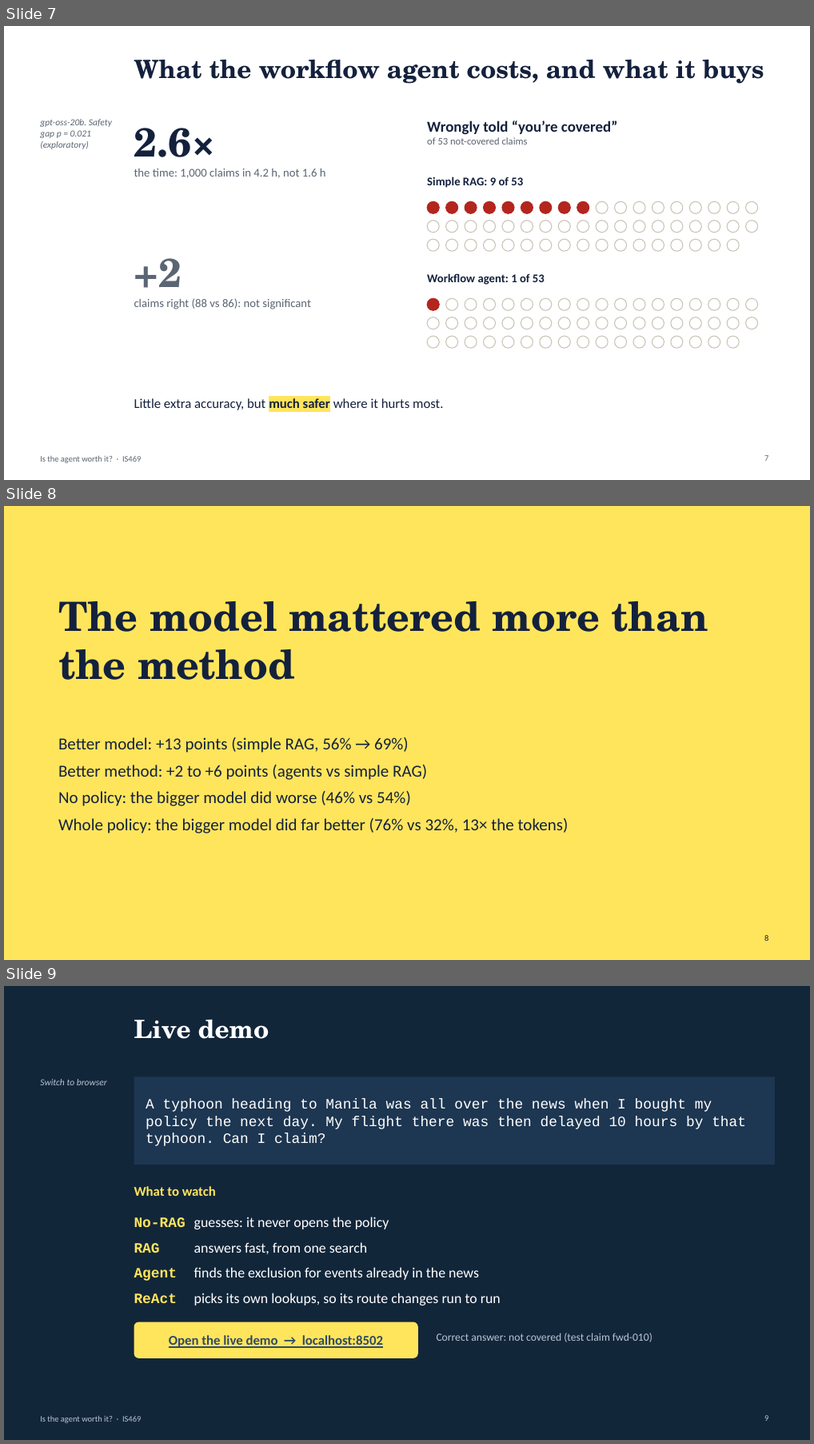
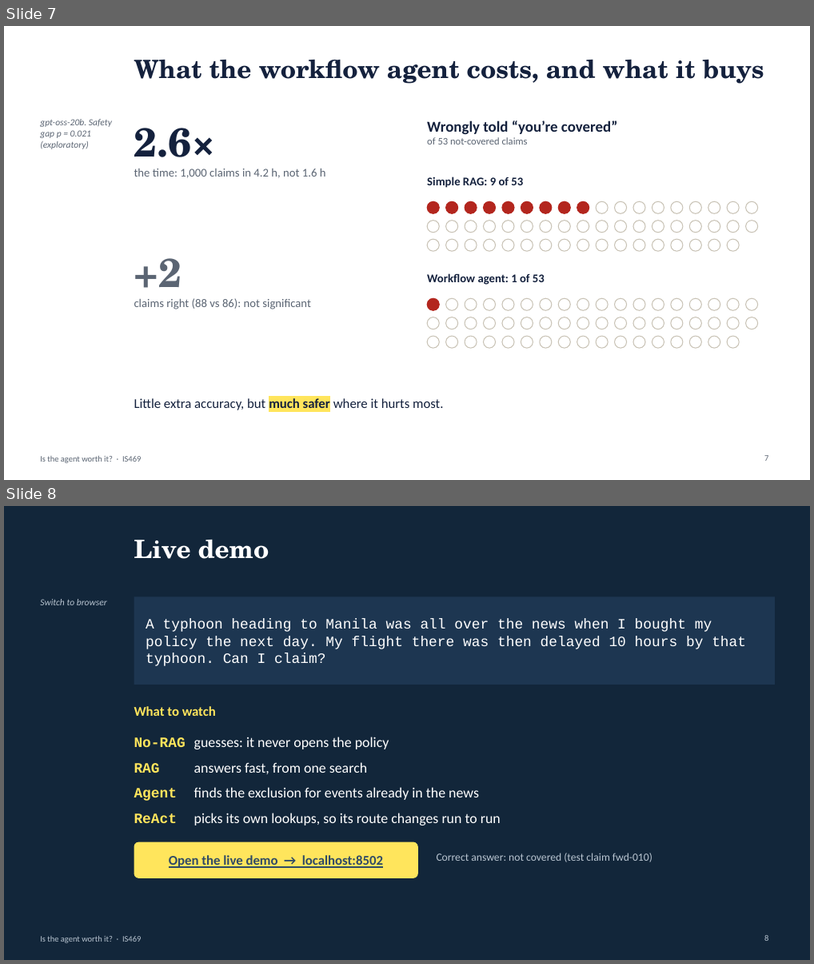
Before and after one commit to yezhan58-oss/insurance_policy_checker-rag, a slide deck: docs/IS469_presentation.pptx. Shown one above the other, each under a label of ours: slides 7, 8 and 9 before the commit, slides 7 and 8 after it. The pictures are 814x1444 and 814x964 pixels, drawn with LibreOffice and Linux fonts; fonts in the diff are those of the drawing. Boxes give left, top, right and bottom in pixels: in the first picture for what was removed or moved away, otherwise in the second. Text is boxed around its words. In the diff, an @@ line names an element or a change of style, - is before the commit and + after.

```diff
--- a/docs/IS469_presentation.pptx
+++ b/docs/IS469_presentation.pptx
@@ slide 8 removed at <box>4,506,810,960</box>, background #FFE55C @@
@@ text removed at <box>58,601,709,680</box> @@
-The model mattered more than the method
@@ text removed at <box>58,737,569,833</box> @@
-Better model: +13 points (simple RAG, 56% → 69%)
-Better method: +2 to +6 points (agents vs simple RAG)
-No policy: the bigger model did worse (46% vs 54%)
-Whole policy: the bigger model did far better (76% vs 32%, 13× the tokens)
@@ page number removed at <box>765,935,769,940</box> @@
-8
@@ what was slide 9 is now slide 8 @@
```
Also in this commit, not shown: 1 other file.
